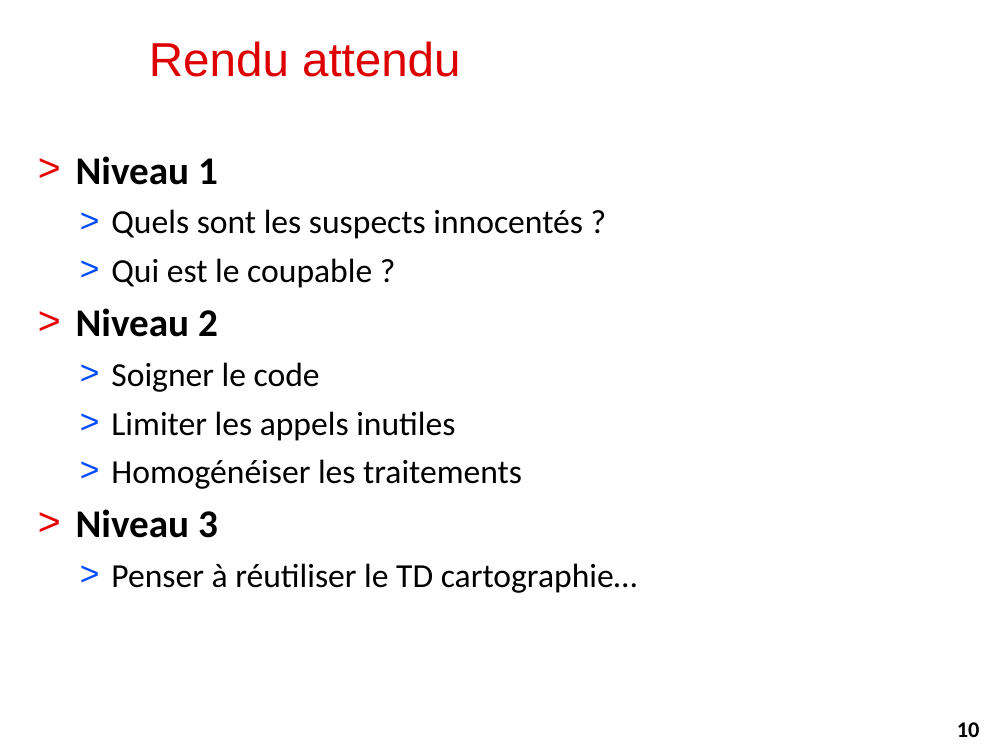
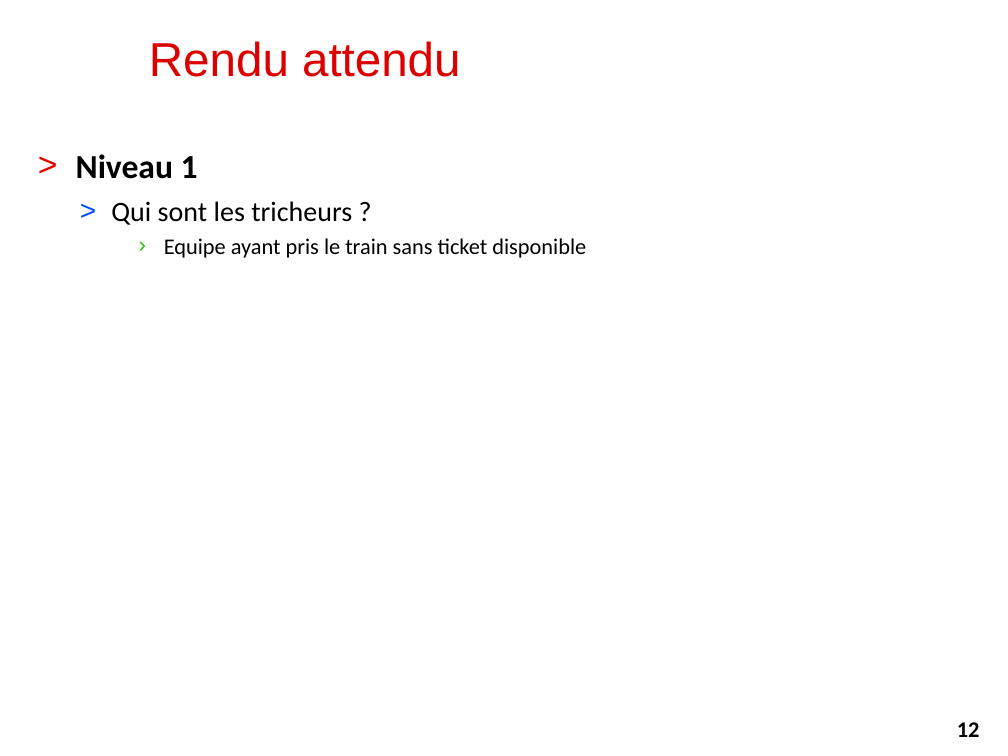
Before and after one commit to alemaitr/python_opendata_l2, a slide deck: slide 12 of pres_projet.pptx (slide 10 before the commit). Drawn at 1008x756 pixels with LibreOffice and Linux fonts; fonts in the diff are those of the drawing; background and template pictures are left out. Boxes give left, top, right and bottom in pixels: in the first picture for what was removed or moved away, otherwise in the second. Text is boxed around its words. In the diff, an @@ line names an element or a change of style, - is before the commit and + after.

```diff
--- a/pres_projet.pptx
+++ b/pres_projet.pptx
@@ text at bbox=[76, 154, 198, 179]: size 28 to 24 pt in "Niveau 1" @@
@@ text at bbox=[111, 201, 586, 258]: text changed; size 24 to 16 pt @@
-  > Quels sont les suspects innocentés ?
-  > Qui est le coupable ?
-> Niveau 2
-  > Soigner le code
-  > Limiter les appels inutiles
-  > Homogénéiser les traitements
-> Niveau 3
-  > Penser à réutiliser le TD cartographie…
+  > Qui sont les tricheurs ?
+    › Equipe ayant pris le train sans ticket disponible
@@ page number at bbox=[957, 722, 980, 737]: text changed @@
-10
+12
```
Also in this commit, not shown: 3 other slides changed, 11 slides added, 7 slides removed, 2 other files.
